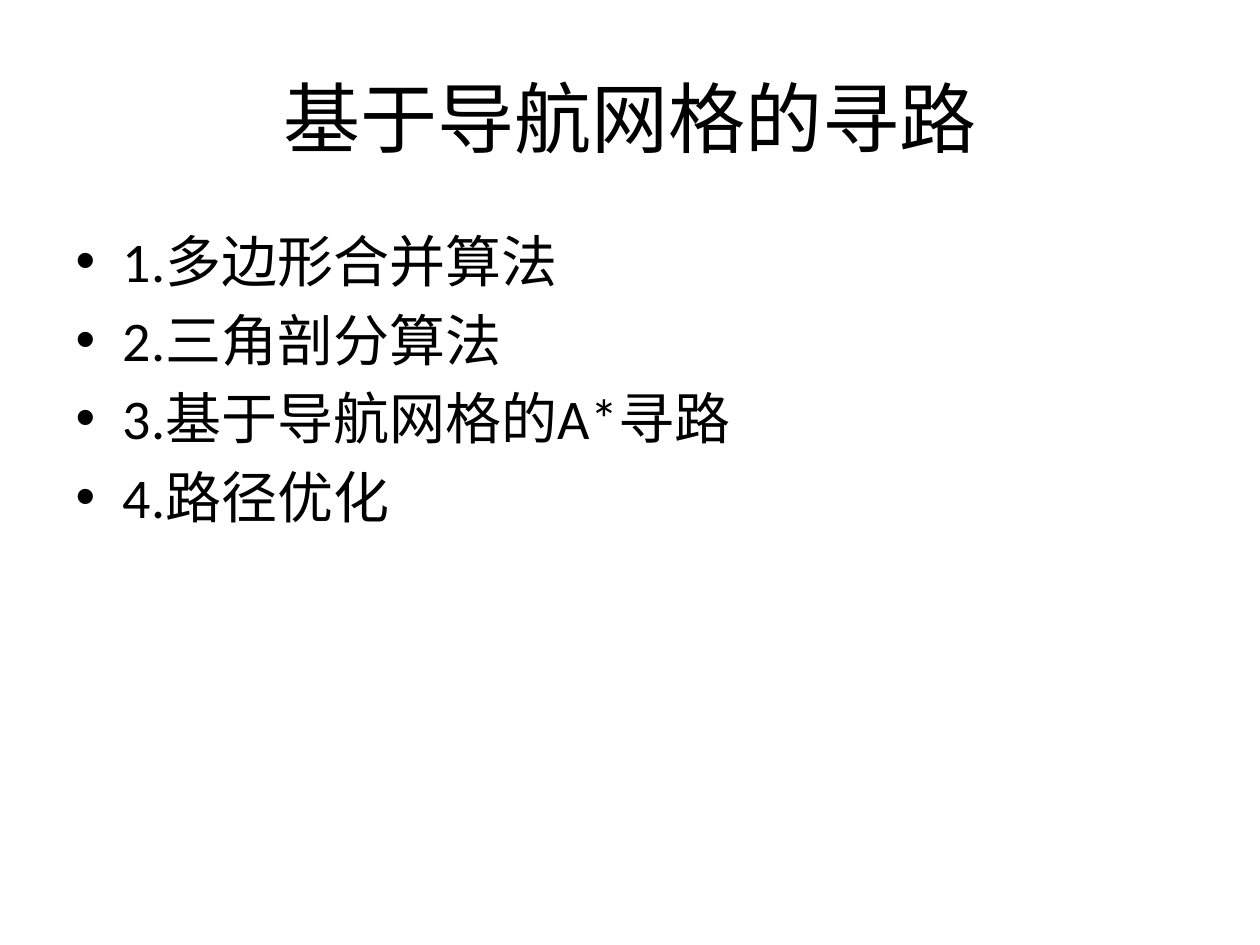
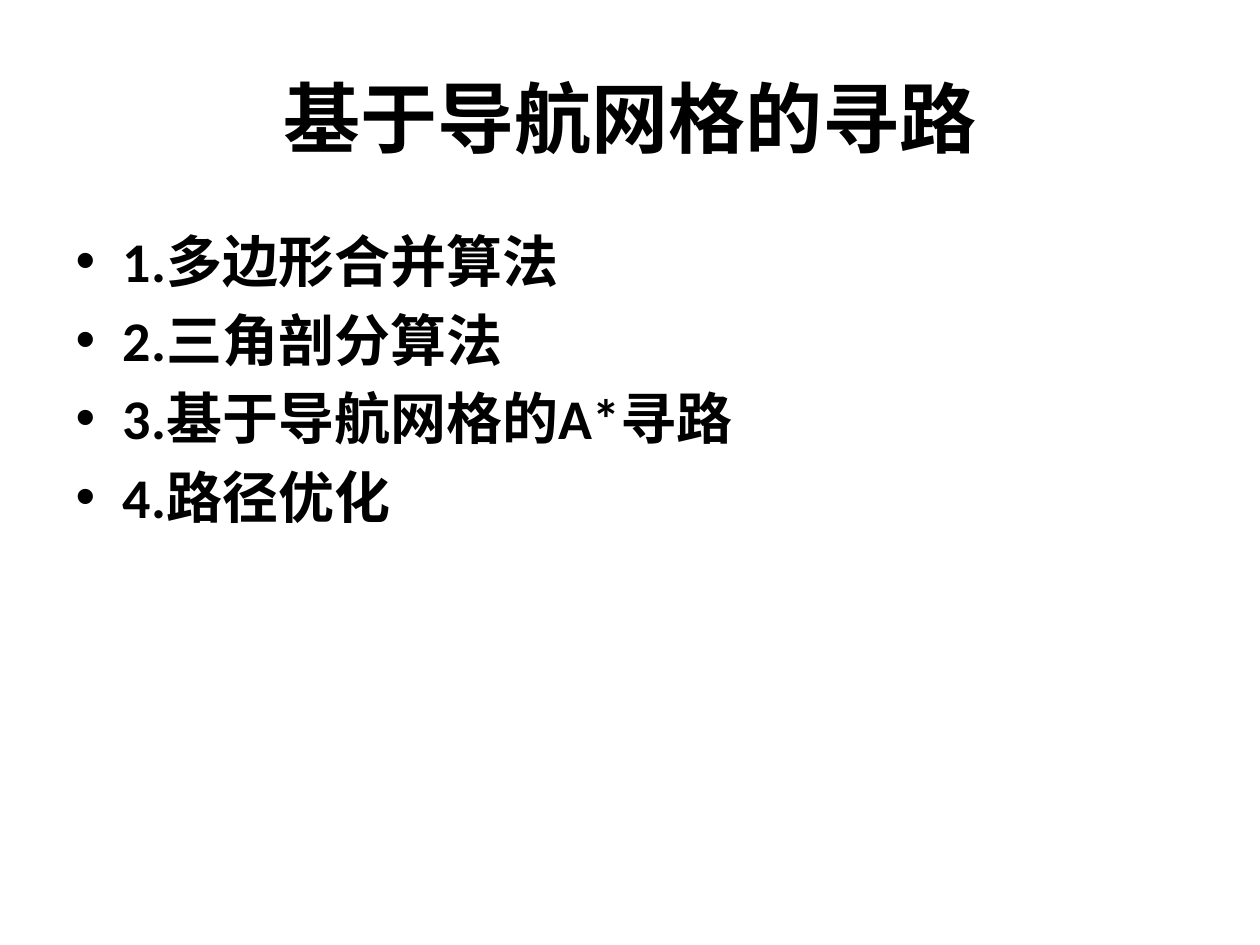
Before and after one commit to heyaolong1987/my-webgame, a slide deck: slide 8 of 工作文档/AStar算法及导航网格寻路.pptx. Drawn at 1260x945 pixels with LibreOffice and Linux fonts; fonts in the diff are those of the drawing. Boxes give left, top, right and bottom in pixels: in the first picture for what was removed or moved away, otherwise in the second. Text is boxed around its words. In the diff, an @@ line names an element or a change of style, - is before the commit and + after.

```diff
--- a/工作文档/AStar算法及导航网格寻路.pptx
+++ b/工作文档/AStar算法及导航网格寻路.pptx
@@ title "基于导航网格的寻路" at (283, 81, 976, 155): bold on @@
@@ text "1.多边形合并算法" at (123, 235, 733, 523): bold on @@
```
Also in this commit, not shown: 3 other slides changed, 7 slides added, 1 slide removed.
